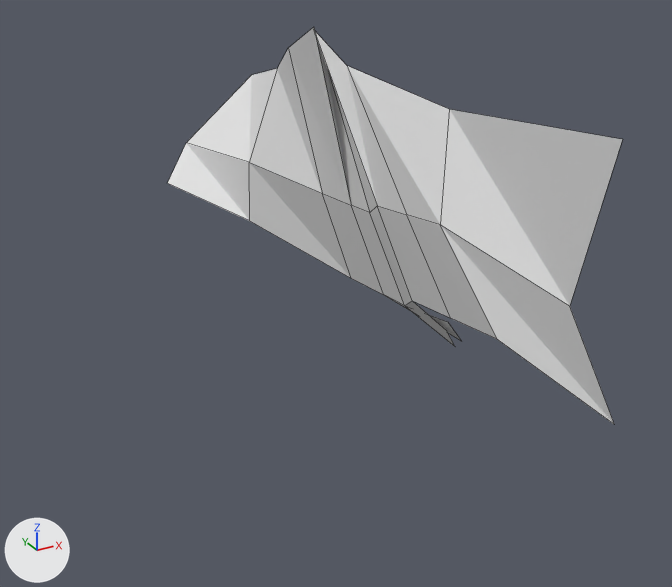
Two versions of the Blender file Fish_Model .blend, one commit apart.
Rendered twice from a 50 mm camera at (-0.71, -6.81, 0.0) aimed at (1.82, -2.21, -2.29). The axes (+X, +Y, +Z) are drawn at lower left. The lights are the same throughout. The first picture is the older version. Mesh edges are drawn as thin lines.
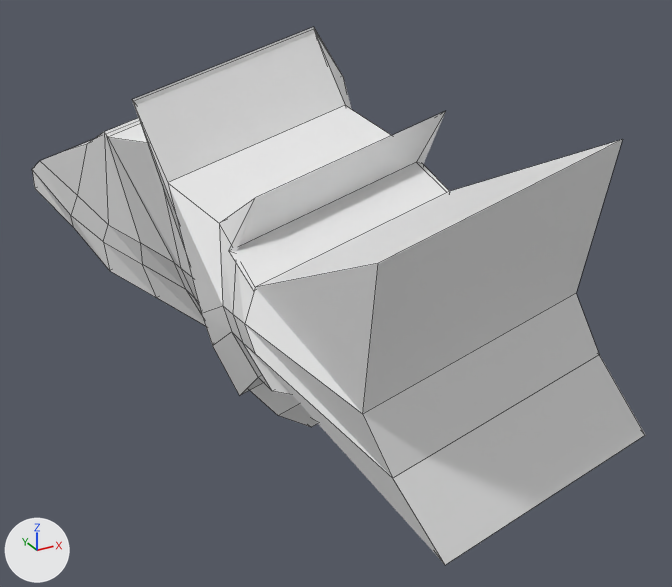
Commit message: fish base model

Pixel boxes (x1, y1, x2, y2) of what changed, in the pictures (672 x 587 px):
'Plane', reshaped (35% wider, 35% taller): before (168, 27, 623, 424); after (32, 27, 645, 565)

The change, as a list of edits to the scene's bpy script:
```text
Change me_plane:
    used by ob_plane; location = (1.957, -1.873, -1.529); rotation_euler = (0.0, -1.834, 0.0), in degrees (0, -105, 0)
    remove me_plane.from_pydata(...)  # 31 vertices, 18 faces; spans x -1.47..0.79, y -2.37..2.08, z -0.45..0.57
    add me_plane.from_pydata(...)  # 126 vertices, 124 faces; spans x -1.49..0.79, y -2.41..2.24, z -0.45..1.48
    me_plane part 1
    14 vertices are removed from x -1.2..0.55, y -2.26..2.08, z -0.32..0.57
    18 faces are deleted
    4 vertices move from x -1.47..0.54, y -0.73..0.1, z -0.45..-0.16 to x -1.48..0.46, y -0.64..-0.05, z -0.45..-0.13
    81 vertices are added at x -1.06..0.78, y -2.41..2.24, z -0.19..1.48
    5 new vertices lie (-0.01, 0.0, 1.14) away from vertices in x -1.47..-1.06, y -0.73..-0.25, z -0.45..-0.15
    16 new vertices lie (0.01, 0.0, -1.14) away from vertices in x -1.05..0.43, y -2.41..2.1, z 0.86..1.38
    7 new vertices lie (0.01, 0.0, -1.13) away from vertices in x -0.77..0.35, y -2.21..2.23, z 0.97..1.44
    124 new faces join them
```
